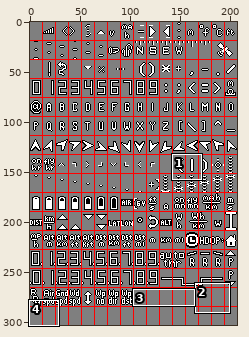
Sprite sheet, stored at libraries/AP_OSD/fonts/digital.png. The first picture is a wide view before the edit; the outline marks the close-up.
Close-up. The starting point:
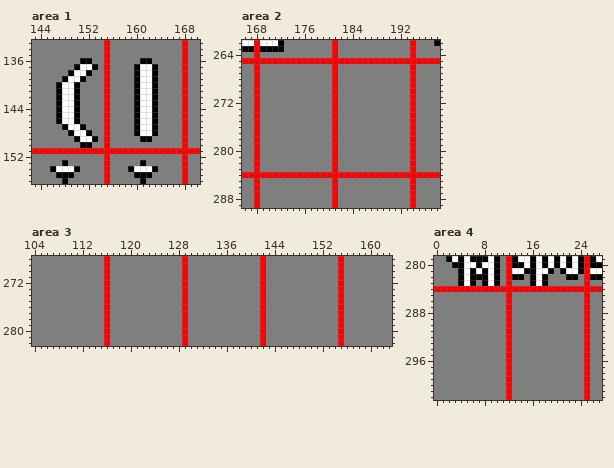
The file is 207x303 pixels. Shown: area 1: x 143..170, y 133..156; area 2: x 166..198, y 262..289; area 3: x 104..163, y 268..282; area 4: x 0..27, y 279..302.
Now the later version:
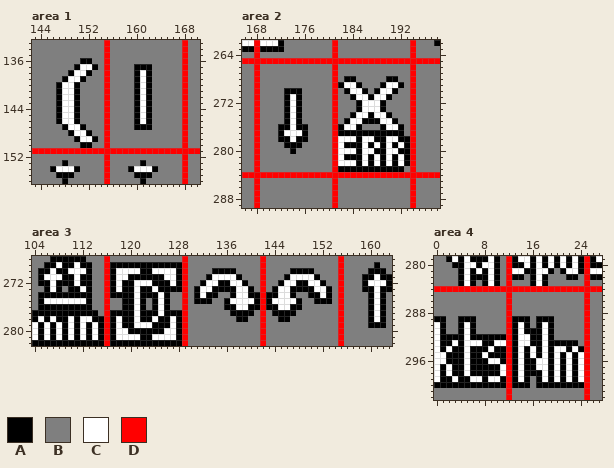
Palette (. is transparent): A #000000  B #7f7f7f  C #ffffff  D #ff0000
Changes in this commit:
--- area 1
@@ x 158..165 @@
 135 BBBBBBBB
-136 BBBAABBB
-137 BBACCABB
-138 BBACCABB
-139 BBACCABB
-140 BBACCABB
-141 BBACCABB
-142 BBACCABB
-143 BBACCABB
-144 BBACCABB
-145 BBACCABB
-146 BBACCABB
-147 BBACCABB
-148 BBACCABB
-149 BBBAABBB
+136 BBBBBBBB
+137 BBAAABBB
+138 BBACABBB
+139 BBACABBB
+140 BBACABBB
+141 BBACABBB
+142 BBACABBB
+143 BBACABBB
+144 BBACABBB
+145 BBACABBB
+146 BBACABBB
+147 BBAAABBB
+148 BBBBBBBB
+149 BBBBBBBB
 150 BBBBBBBB
--- area 2
@@ x 166..198 @@
 267 BBDBBBBBBBBBBBBDBBBBBBBBBBBBDBBBB
-268 BBDBBBBBBBBBBBBDBBBBBBBBBBBBDBBBB
-269 BBDBBBBBBBBBBBBDBBBBBBBBBBBBDBBBB
-270 BBDBBBBBBBBBBBBDBBBBBBBBBBBBDBBBB
-271 BBDBBBBBBBBBBBBDBBBBBBBBBBBBDBBBB
-272 BBDBBBBBBBBBBBBDBBBBBBBBBBBBDBBBB
-273 BBDBBBBBBBBBBBBDBBBBBBBBBBBBDBBBB
-274 BBDBBBBBBBBBBBBDBBBBBBBBBBBBDBBBB
-275 BBDBBBBBBBBBBBBDBBBBBBBBBBBBDBBBB
-276 BBDBBBBBBBBBBBBDBBBBBBBBBBBBDBBBB
-277 BBDBBBBBBBBBBBBDBBBBBBBBBBBBDBBBB
-278 BBDBBBBBBBBBBBBDBBBBBBBBBBBBDBBBB
-279 BBDBBBBBBBBBBBBDBBBBBBBBBBBBDBBBB
-280 BBDBBBBBBBBBBBBDBBBBBBBBBBBBDBBBB
-281 BBDBBBBBBBBBBBBDBBBBBBBBBBBBDBBBB
-282 BBDBBBBBBBBBBBBDBBBBBBBBBBBBDBBBB
-283 BBDBBBBBBBBBBBBDBBBBBBBBBBBBDBBBB
+268 BBDBBBBBBBBBBBBDBAABBBBBAABBDBBBB
+269 BBDBBBBBBBBBBBBDACCABBBACCABDBBBB
+270 BBDBBBBAAABBBBBDBACCABACCABBDBBBB
+271 BBDBBBBACABBBBBDBBACCACCABBBDBBBB
+272 BBDBBBBACABBBBBDBBBACCCABBBBDBBBB
+273 BBDBBBBACABBBBBDBBBACCCABBBBDBBBB
+274 BBDBBBBACABBBBBDBBACCACCABBBDBBBB
+275 BBDBBBBACABBBBBDBACCAAACCABBDBBBB
+276 BBDBBBAACAABBBBDACCABBBACCABDBBBB
+277 BBDBBBACCCABBBBDAAAAAAAAAAABDBBBB
+278 BBDBBBAACAABBBBDCCCACCAACCAADBBBB
+279 BBDBBBBAAABBBBBDCAAACACACACADBBBB
+280 BBDBBBBBABBBBBBDCCCACCAACCAADBBBB
+281 BBDBBBBBBBBBBBBDCAAACACACACADBBBB
+282 BBDBBBBBBBBBBBBDCCCACACACACADBBBB
+283 BBDBBBBBBBBBBBBDAAAAAAAAAAABDBBBB
 284 DDDDDDDDDDDDDDDDDDDDDDDDDDDDDDDDD
--- area 3
@@ x 104..163 @@
-268 BBBBBBBBBBBBDBBBBBBBBBBBBDBBBBBBBBBBBBDBBBBBBBBBBBBDBBBBBBBB
-269 BBBBBBBBBBBBDBBBBBBBBBBBBDBBBBBBBBBBBBDBBBBBBBBBBBBDBBBBBBBB
-270 BBBBBBBBBBBBDBBBBBBBBBBBBDBBBBBBBBBBBBDBBBBBBBBBBBBDBBBBBBBB
-271 BBBBBBBBBBBBDBBBBBBBBBBBBDBBBBBBBBBBBBDBBBBBBBBBBBBDBBBBBBBB
-272 BBBBBBBBBBBBDBBBBBBBBBBBBDBBBBBBBBBBBBDBBBBBBBBBBBBDBBBBBBBB
-273 BBBBBBBBBBBBDBBBBBBBBBBBBDBBBBBBBBBBBBDBBBBBBBBBBBBDBBBBBBBB
-274 BBBBBBBBBBBBDBBBBBBBBBBBBDBBBBBBBBBBBBDBBBBBBBBBBBBDBBBBBBBB
-275 BBBBBBBBBBBBDBBBBBBBBBBBBDBBBBBBBBBBBBDBBBBBBBBBBBBDBBBBBBBB
-276 BBBBBBBBBBBBDBBBBBBBBBBBBDBBBBBBBBBBBBDBBBBBBBBBBBBDBBBBBBBB
-277 BBBBBBBBBBBBDBBBBBBBBBBBBDBBBBBBBBBBBBDBBBBBBBBBBBBDBBBBBBBB
-278 BBBBBBBBBBBBDBBBBBBBBBBBBDBBBBBBBBBBBBDBBBBBBBBBBBBDBBBBBBBB
-279 BBBBBBBBBBBBDBBBBBBBBBBBBDBBBBBBBBBBBBDBBBBBBBBBBBBDBBBBBBBB
-280 BBBBBBBBBBBBDBBBBBBBBBBBBDBBBBBBBBBBBBDBBBBBBBBBBBBDBBBBBBBB
-281 BBBBBBBBBBBBDBBBBBBBBBBBBDBBBBBBBBBBBBDBBBBBBBBBBBBDBBBBBBBB
-282 BBBBBBBBBBBBDBBBBBBBBBBBBDBBBBBBBBBBBBDBBBBBBBBBBBBDBBBBBBBB
+268 BBBAAAAAABBBDBBBBBBBBBBBBDBBBBBBBBBBBBDBBBBBBBBBBBBDBBBBBBBB
+269 BBAACAACAABBDAAAAAAAAAAAADBBBBBBBBBBBBDBBBBBBBBBBBBDBBBBBABB
+270 BAACAACCCABBDACCCCAACCCCADBBBBAAAABBBBDBBBBAAAABBBBDBBBBAAAB
+271 BACCCAACAABBDACCAAAAAACCADBBBACCCCABBBDBBBACCCCABBBDBBBAACAA
+272 BAACAAACAABBDACAACCCAAACADBBACCAACCABBDBBACCAACCABBDBBBACCCA
+273 BBACABAACABBDACAACAACAAAADBACCAAAACCABDBACCAAAACCABDBBBAACAA
+274 BAAAAAAAAABBDAAAACAAACABBDBACAABBACCAADAACCABBAACABDBBBBACAB
+275 BACCCCCCCABBDBBAACABACABBDBAAABBACCCCADACCCCABBAAABDBBBBACAB
+276 BAAAAAAAAABBDBBAACABACABBDBBBBBBAACCAADAACCAABBBBBBDBBBBACAB
+277 AAAAAAAAAAABDAAAACAAACAAADBBBBBBBAAAABDBAAAABBBBBBBDBBBBACAB
+278 ACACAACACCAADACAACAACAACADBBBBBBBBAABBDBBAABBBBBBBBDBBBBACAB
+279 CACACACACACADACAACCCAAACADBBBBBBBBBBBBDBBBBBBBBBBBBDBBBBAAAB
+280 CACACACACACADACCAAAAAACCADBBBBBBBBBBBBDBBBBBBBBBBBBDBBBBBBBB
+281 CACACACACACADACCCCAACCCCADBBBBBBBBBBBBDBBBBBBBBBBBBDBBBBBBBB
+282 AAAAAAAAAAAADAAAAAAAAAAAADBBBBBBBBBBBBDBBBBBBBBBBBBDBBBBBBBB
--- area 4
@@ x 0..27 @@
 288 BBBBBBBBBBBBDBBBBBBBBBBBBDBB
-289 BBBBBBBBBBBBDBBBBBBBBBBBBDBB
-290 BBBBBBBBBBBBDBBBBBBBBBBBBDBB
-291 BBBBBBBBBBBBDBBBBBBBBBBBBDBB
-292 BBBBBBBBBBBBDBBBBBBBBBBBBDBB
-293 BBBBBBBBBBBBDBBBBBBBBBBBBDBB
-294 BBBBBBBBBBBBDBBBBBBBBBBBBDBB
-295 BBBBBBBBBBBBDBBBBBBBBBBBBDBB
-296 BBBBBBBBBBBBDBBBBBBBBBBBBDBB
-297 BBBBBBBBBBBBDBBBBBBBBBBBBDBB
-298 BBBBBBBBBBBBDBBBBBBBBBBBBDBB
-299 BBBBBBBBBBBBDBBBBBBBBBBBBDBB
-300 BBBBBBBBBBBBDBBBBBBBBBBBBDBB
+289 AABBAAABBBBBDAAABAAABBBBBDBB
+290 CABBACABBBBBDACABACABBBBBDBB
+291 CABBACABBBBBDACAAACABBBBBDBB
+292 CAAAACAAAAAADACCAACABBBBBDBB
+293 CAACACCCAACCDACCAACAAAAABDBB
+294 CACAACAAACAADACACACACCACADBB
+295 CCAAACAACAAADACACACACACACDBB
+296 CCAAACAAACCADACAACCACACACDBB
+297 CACAACAAAAACDACAACCACACACDBB
+298 CACAACAAAAACDACAAACACACACDBB
+299 CAACAACCACCADACABACACACACDBB
+300 AAAAAAAAAAAADAAABAAAAAAAADBB
 301 BBBBBBBBBBBBDBBBBBBBBBBBBDBB
Boxes around the changes in both close-ups, in picture pixels (x1, y1, x2, y2):
changed: (134, 58, 158, 142)
changed: (338, 76, 410, 172)
changed: (278, 88, 308, 154)
changed: (32, 256, 332, 346)
changed: (362, 262, 392, 328)
changed: (434, 316, 584, 388)
